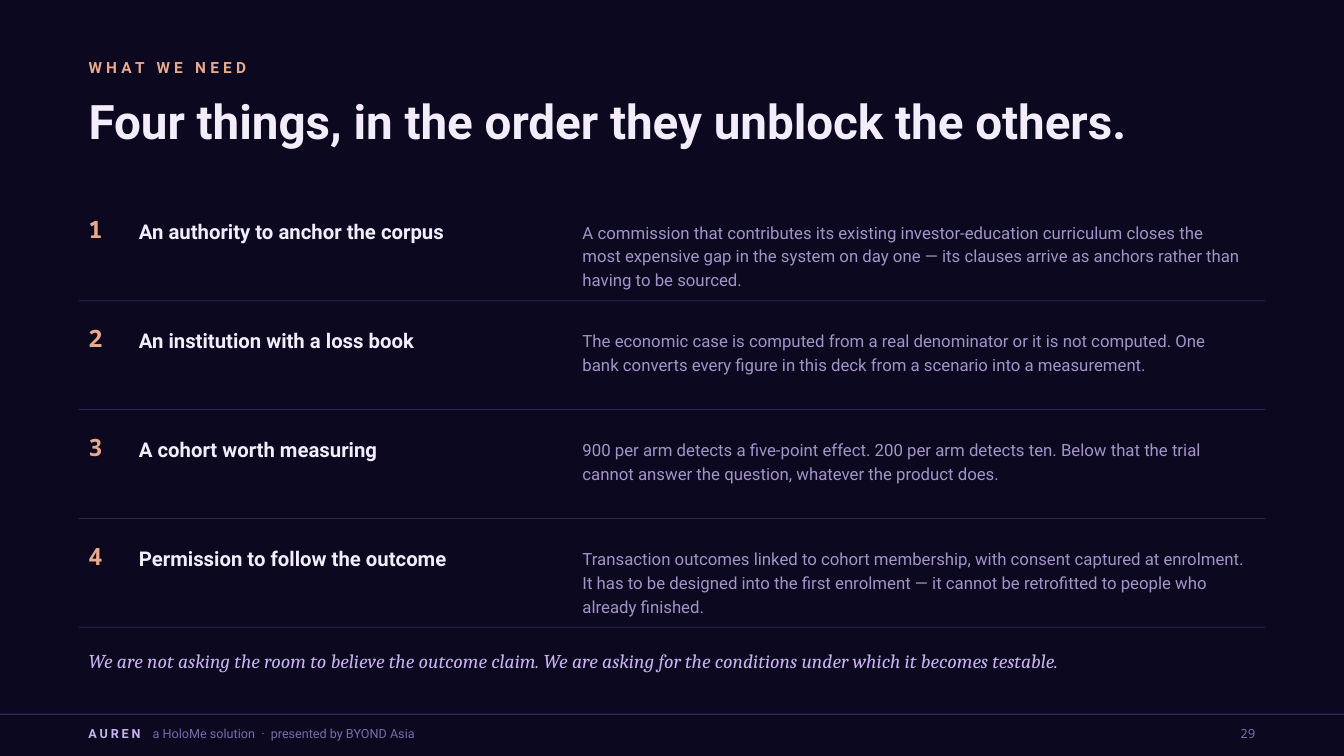
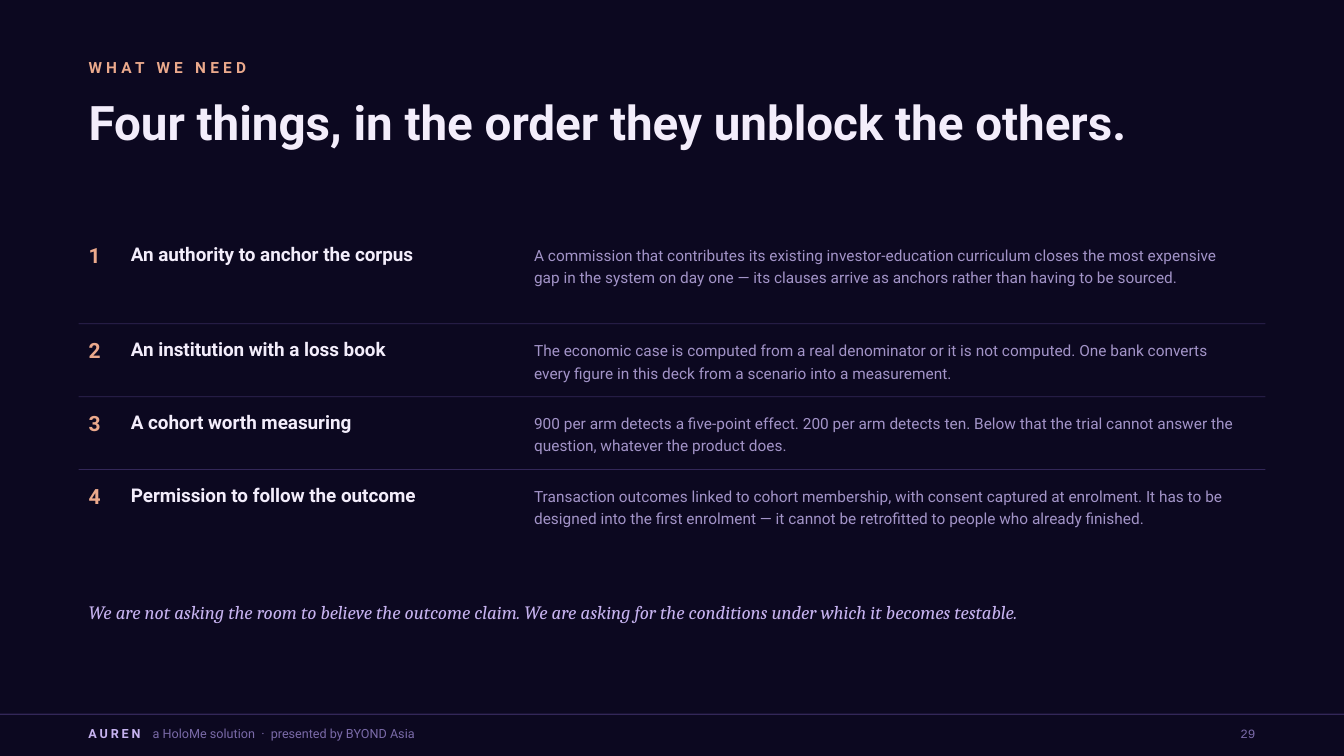
Before and after one commit to Fred-Byond/dengar, a slide deck: slide 30 of docs/AUREN-IOSCO-Pitch-Deck-HoloMe-v2.pptx. Drawn at 1344x756 pixels with LibreOffice and Linux fonts; fonts in the diff are those of the drawing. Boxes give left, top, right and bottom in pixels: in the first picture for what was removed or moved away, otherwise in the second. Text is boxed around its words. In the diff, an @@ line names an element or a change of style, - is before the commit and + after.

```diff
--- a/docs/AUREN-IOSCO-Pitch-Deck-HoloMe-v2.pptx
+++ b/docs/AUREN-IOSCO-Pitch-Deck-HoloMe-v2.pptx
@@ text "1": place and size @@
-text "1" at (88, 221, 102, 238)
+text "1" at (89, 248, 101, 263)
@@ text "An authority to anchor the ...": place and size @@
-text "An authority to anchor the ..." at (139, 223, 444, 244)
+text "An authority to anchor the ..." at (131, 247, 413, 265)
@@ text "A commission that contributes its ...": place and size @@
-text "A commission that contributes its ..." at (582, 226, 1239, 290)
+text "A commission that contributes its ..." at (534, 249, 1216, 286)
@@ rectangle: place and size @@
-rectangle at (79, 300, 1265, 301)
+rectangle at (79, 324, 1265, 325)
@@ text "2": place and size @@
-text "2" at (88, 329, 102, 347)
+text "2" at (89, 343, 101, 358)
@@ text "An institution with a loss ...": place and size @@
-text "An institution with a loss ..." at (139, 332, 414, 349)
+text "An institution with a loss ..." at (131, 341, 386, 356)
@@ text "The economic case is computed ...": place and size @@
-text "The economic case is computed ..." at (582, 334, 1205, 375)
+text "The economic case is computed ..." at (534, 344, 1208, 382)
@@ text "3": place and size @@
-text "3" at (88, 438, 102, 457)
+text "3" at (89, 416, 101, 431)
@@ rectangle: place and size @@
-rectangle at (79, 409, 1265, 410)
+rectangle at (79, 396, 1265, 397)
@@ text "A cohort worth measuring": place and size @@
-text "A cohort worth measuring" at (139, 441, 377, 462)
+text "A cohort worth measuring" at (131, 415, 351, 433)
@@ text "900 per arm detects a ...": place and size @@
-text "900 per arm detects a ..." at (582, 443, 1200, 484)
+text "900 per arm detects a ..." at (534, 417, 1233, 454)
@@ size 17 to 15 pt, font Noto Sans Mono to Roboto; vertical alignment middle to top in 4 elements at (89, 343, 101, 358), (89, 248, 101, 263), (89, 416, 101, 431), (89, 489, 101, 504) @@
@@ text "4": place and size @@
-text "4" at (88, 548, 102, 565)
+text "4" at (89, 489, 101, 504)
@@ rectangle: place and size @@
-rectangle at (79, 518, 1265, 519)
+rectangle at (79, 470, 1265, 471)
@@ size 14.5 to 13.5 pt; vertical alignment middle to top in 4 elements at (131, 341, 386, 356), (131, 247, 413, 265), (131, 415, 351, 433), (131, 487, 415, 502) @@
@@ text "Permission to follow the outcome": place and size @@
-text "Permission to follow the outcome" at (139, 550, 446, 567)
+text "Permission to follow the outcome" at (131, 487, 415, 502)
@@ size 12 to 11 pt; line spacing 17pt to 15.9pt in 4 elements at (534, 344, 1208, 382), (534, 249, 1216, 286), (534, 417, 1233, 454), (534, 490, 1222, 527) @@
@@ text "Transaction outcomes linked to cohort ...": place and size @@
-text "Transaction outcomes linked to cohort ..." at (582, 552, 1244, 617)
+text "Transaction outcomes linked to cohort ..." at (534, 490, 1222, 527)
@@ text "We are not asking the ...": place and size @@
-text "We are not asking the ..." at (89, 654, 1058, 672)
+text "We are not asking the ..." at (89, 606, 1017, 623)
@@ text "We are not asking the ..." at (89, 606, 1017, 623): size 14 to 13.5 pt; line spacing 1 to 20.2pt; vertical alignment middle to top @@
@@ rectangle removed at (79, 627, 1265, 628) @@
@@ text "29" at (1240, 729, 1255, 738): font Noto Sans Mono to Courier New @@
```
Also in this commit, not shown: 33 other slides changed, 11 other files.
